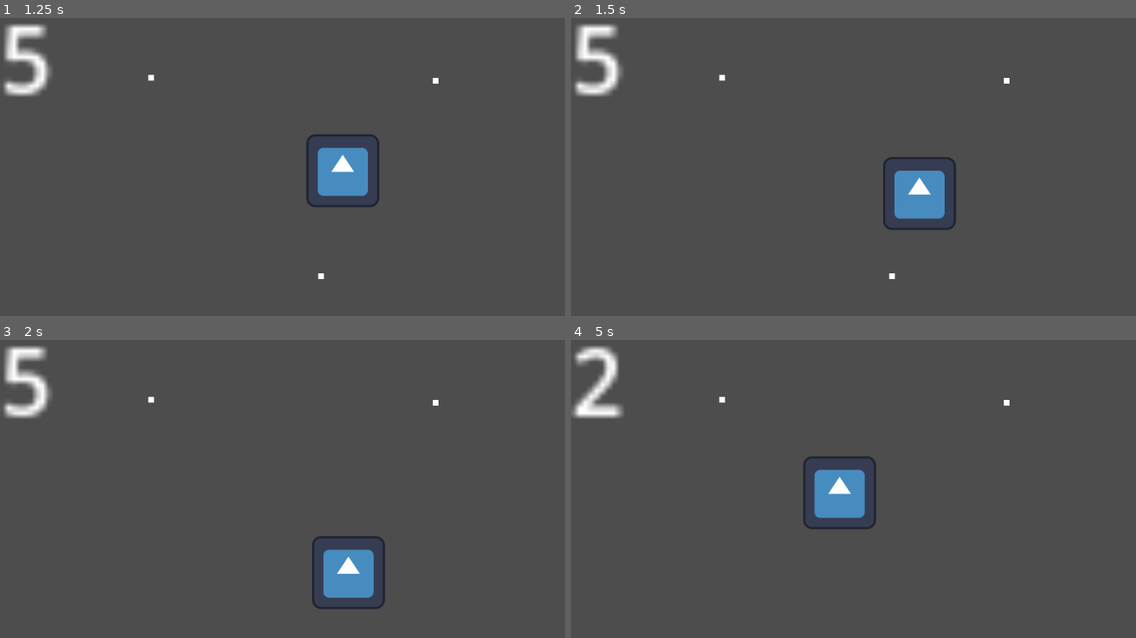
Above: before the commit, frames 1-4 (two rows, left to right).
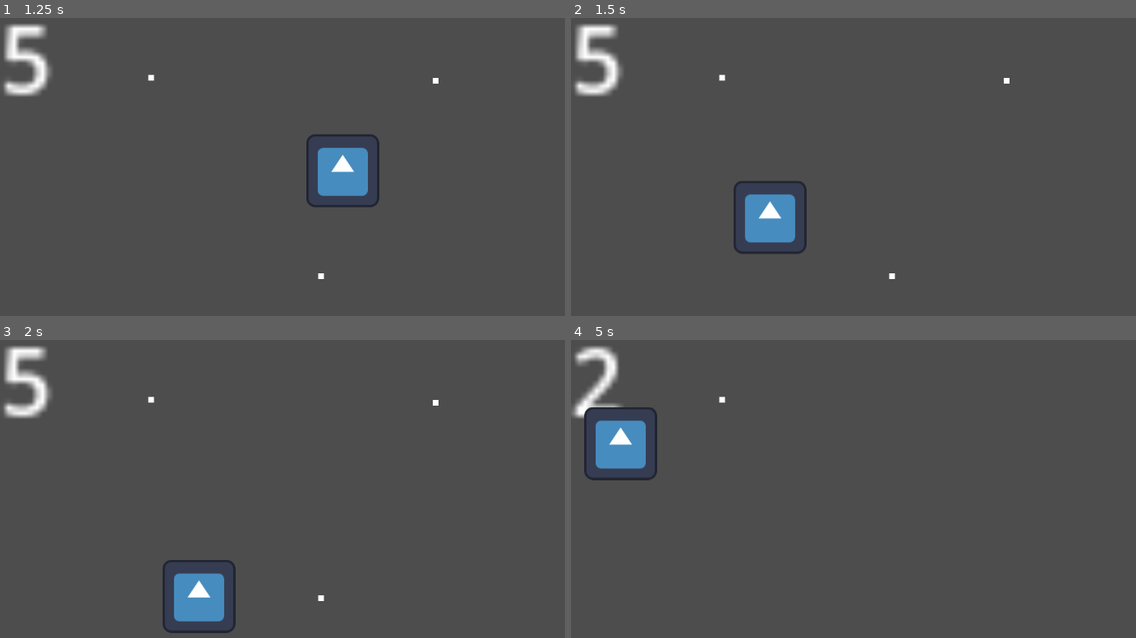
Above: after the commit, the same moments.

Repository: BryanTai/ggj2025-minigames
Game: Godot game, scene res://templates/template_collect/template_collect.tscn
Same seed, same stepped clock (60 frames per second), same inputs: the game is played once before the commit and once after it. This scene is started directly instead of the project's main scene. The engine's default icon, where the game draws it, is replaced by a stand-in: a white triangle on a blue panel in a dark square.
Inputs (mouse positions are in pixels of both pictures, inside the frame that each line leads up to):
- Up to frame 1 (1.25 s): tap Enter at 0.5 s; move the mouse to (474, 158) at 0.52 s; hold Right (move_right) from 0.53 s (still down); tap Space (fire) at 0.6 s; click (474, 158) at 0.67 s
- Up to frame 2 (1.5 s): move the mouse to (768, 193) at 1.27 s; release Right (move_right) at 1.28 s; hold Down (move_down) from 1.28 s (still down); tap Space (fire) at 1.35 s; click (768, 193) at 1.42 s
- Up to frame 3 (2 s): keep holding Down (move_down)
- Up to frame 4 (5 s): move the mouse to (966, 417) at 2.02 s; release Down (move_down) at 2.03 s; hold Right (move_right) 2.03-2.78 s; tap Space (fire) every 0.75 s from 2.1 to 4.35 s; click (966, 417) at 2.17 s; move the mouse to (864, 572) at 2.77 s; hold Up (move_up) 2.78-3.53 s; click (864, 572) at 2.92 s; move the mouse to (1096, 554) at 3.52 s; hold Left (move_left) from 3.53 s (still down); click (1096, 554) at 3.67 s; move the mouse to (700, 444) at 4.27 s; click (700, 444) at 4.42 s

Frame 1 is identical in both runs. In frame 2, 3.6% of the frame differs, in the area x 28-69%, y 46-80%; in frame 3, 3.7%; in frame 4, 3.9%, in the area x 2-78%, y 20-64%.

Commit message:
Added mouse controls to Player2D scene

Diff:
--- a/project.godot
+++ b/project.godot
@@ -57,6 +57,7 @@
 "deadzone": 0.5,
 "events": [Object(InputEventKey,"resource_local_to_scene":false,"resource_name":"","device":-1,"window_id":0,"alt_press …(191 unchanged characters)…
 , Object(InputEventJoypadButton,"resource_local_to_scene":false,"resource_name":"","device":-1,"button_index":0,"pressure":0.0,"pressed":false,"script":null)
+, Object(InputEventMouseButton,"resource_local_to_scene":false,"resource_name":"","device":-1,"window_id":0,"alt_pressed":false,"shift_pressed":false,"ctrl_pressed":false,"meta_pressed":false,"button_mask":0,"position":Vector2(0, 0),"global_position":Vector2(0, 0),"factor":1.0,"button_index":1,"canceled":false,"pressed":false,"double_click":false,"script":null)
 ]
 }
 
--- a/templates/player_2d.gd
+++ b/templates/player_2d.gd
@@ -21,3 +21,8 @@
 		var old_pos = position
 		var new_y = old_pos.y + (vertical_direction * player_speed * delta);
 		set_position(Vector2(old_pos.x, new_y))
+
+## Match the player to the mouse if mouse movement is detected
+func _input(event):
+	if event is InputEventMouseMotion:
+		set_position(event.position)
